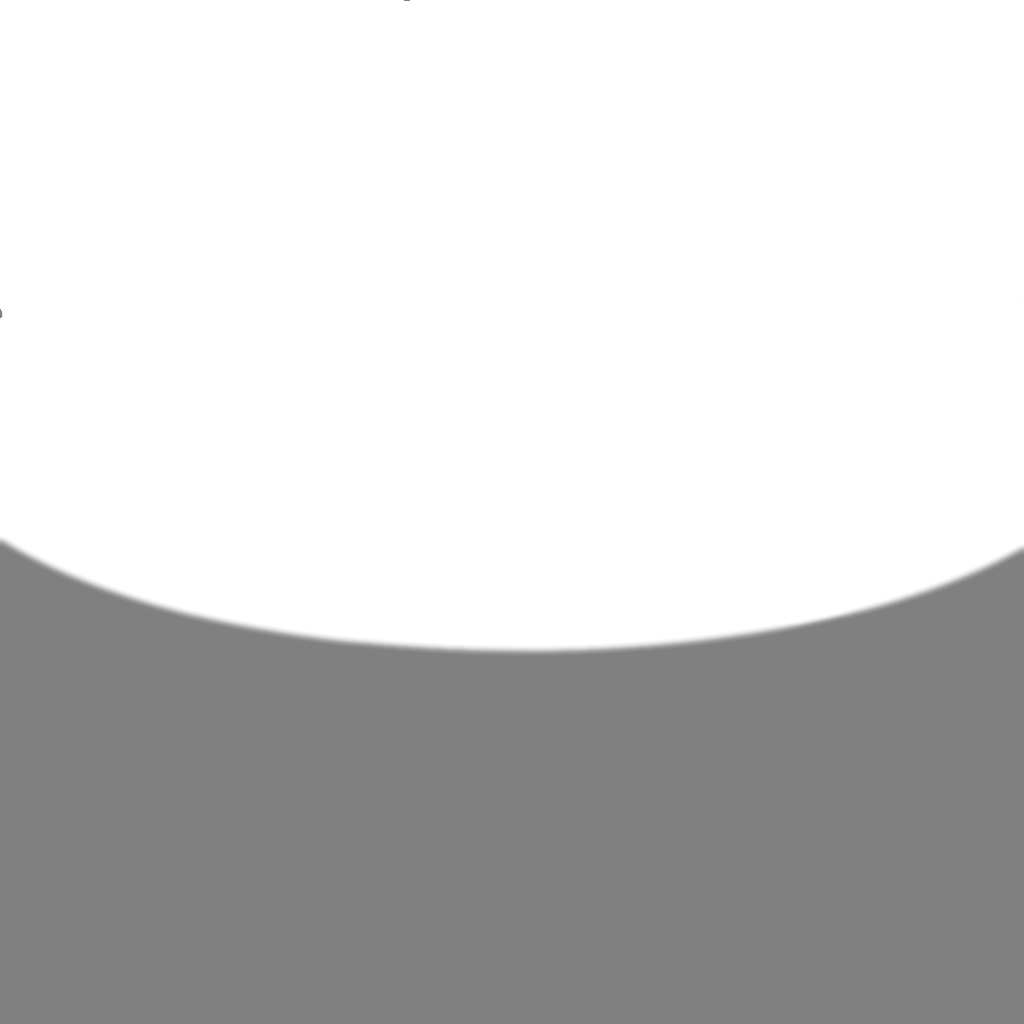
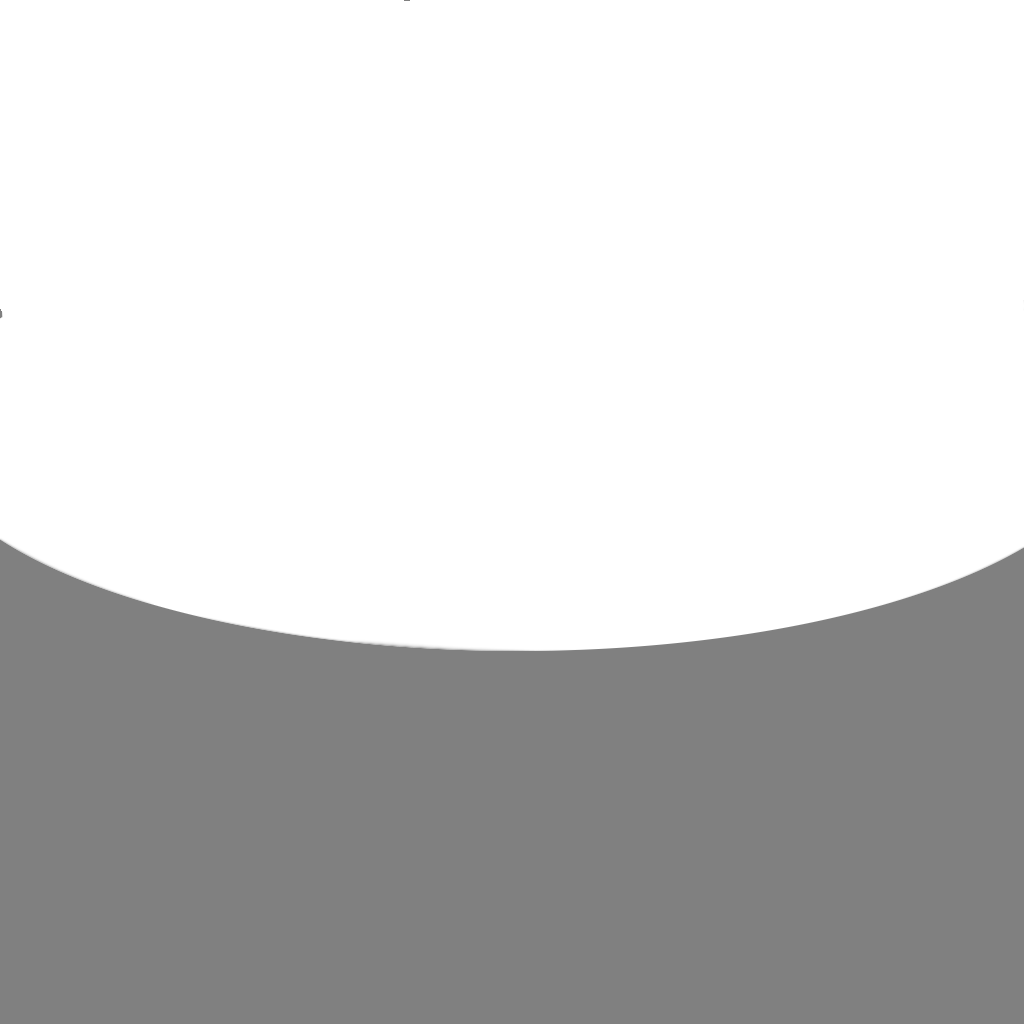
The second 1024×1024 image is a revision of the first. Changes to its layers:
painted on "Layer" over [0, 536, 1024, 656]
